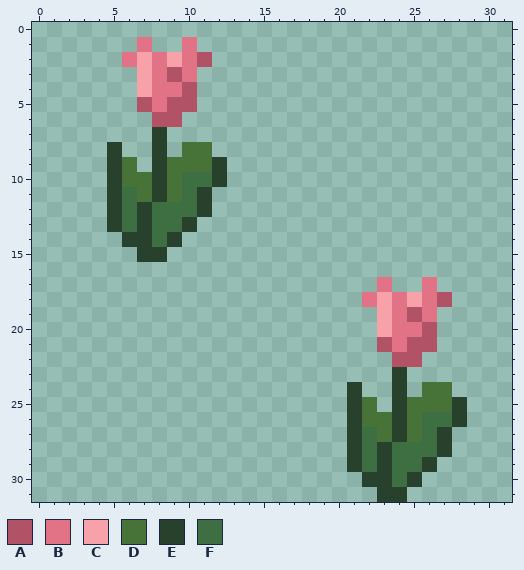
File history of a pixel-art sprite, assets/tilesets/flower/Flower1.png. The picture above was drawn from the file before the commit.
The file is 32x32 pixels.
Palette (. is transparent): A #b25266  B #e27285  C #f6a2a8  D #477238  E #27412d  F #3d6f43
Pixels before, first column x 5:
 1 ..B..B..................
 2 .BCBCBA.................
 3 ..CBAB..................
 4 ..CBBA..................
 5 ..ABAA..................
 6 ...AA...................
 7 ...E....................
 8 E..E.DD.................
 9 ED.EDDDE................
10 EDDEDFFE................
11 EFDEDFE.................
12 EFEFFFE.................
13 EFEFFE..................
14 .EEFE...................
15 ..EE....................
16 ........................
17 ..................B..B..
18 .................BCBCBA.
19 ..................CBAB..
20 ..................CBBA..
21 ..................ABAA..
22 ...................AA...
23 ...................E....
24 ................E..E.DD.
25 ................ED.EDDDE
26 ................EDDEDFFE
27 ................EFDEDFE.
28 ................EFEFFFE.
29 ................EFEFFE..
30 .................EEFE...
31 ..................EE....
After:
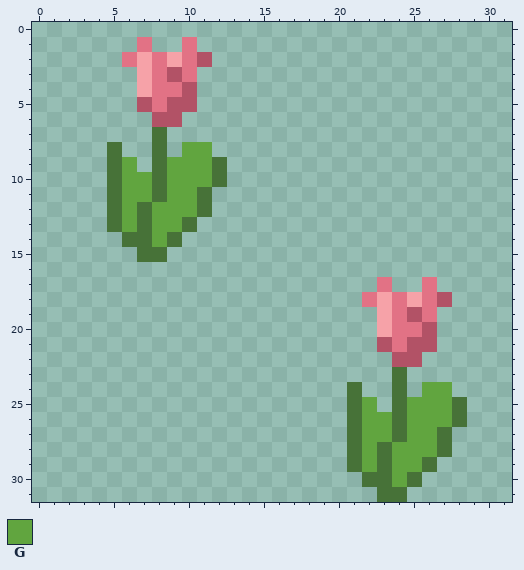
Colours new in this view: G #61a53f
Change:
Changed rows in their new state; - is an unchanged pixel.
first column x 5:
 7 ---D----
 8 D--D-GG-
 9 DG-DGGGD
10 DGGDGGGD
11 DGGDGGD-
12 DGDGGGD-
13 DGDGGD--
14 -DDGD---
15 --DD----
first column x 21:
23 ---D----
24 D--D-GG-
25 DG-DGGGD
26 DGGDGGGD
27 DGGDGGD-
28 DGDGGGD-
29 DGDGGD--
30 -DDGD---
31 --DD----
Changed places in both pictures, as pixel boxes (x1, y1, x2, y2):
changed: (107, 127, 227, 262)
changed: (347, 367, 467, 502)
